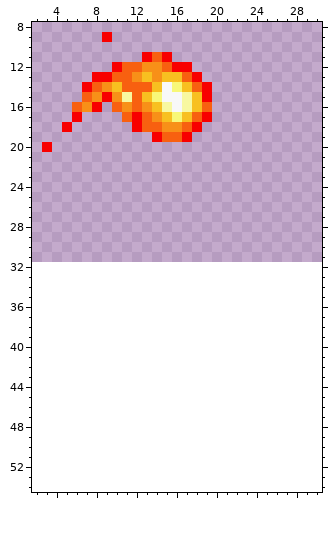
File history of a pixel-art sprite, P3D/Content/Textures/Battle/Fire/FireBall.png. The first picture shows the starting point.
The file is 32x32 pixels. Shown: x 2..30, y 8..54. The old version is drawn lined up with the new one, on the new canvas.
After the commit:
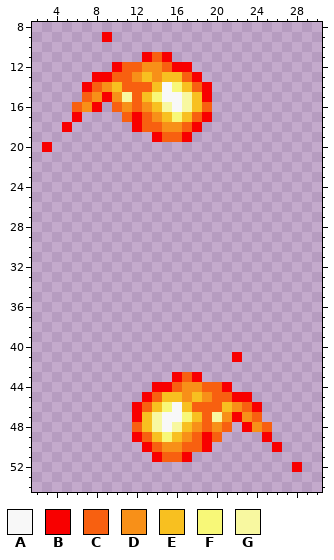
Palette (. is transparent): A #f8f8f8  B #f80000  C #f86010  D #f89018  E #f8c020  F #f8f878  G #f8f8a0
What changed:
canvas 32x32 -> 32x64
y 41: x 22 . -> B
y 43: x 16..18 ... -> BCB
y 44: x 14..21 ........ -> BBCDDCCB
y 45: x 13..23 ........... -> BCEEDEDCCBB
y 46: x 12..24 ............. -> BCEFAECCCEDCB
y 47: x 12..24 ............. -> BEGAAFECGDBDC
y 48: x 12..21 .......... -> CEGAGEDCDC; x 23..25 ... -> BDC
y 49: x 12..20 ......... -> BCEFEDCBC; x 25 . -> B
y 50: x 13..19 ....... -> BCDDCCB; x 26 . -> B
y 51: x 14..17 .... -> BCCB
y 52: x 28 . -> B
Where, in picture pixels (left, top, right, bottom), the same in both pictures:
added: (132, 352, 302, 472)
